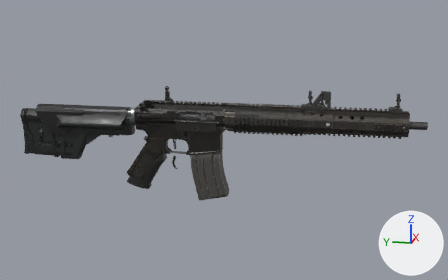
What one commit did to the glTF model apps/web/public/models/ar.glb.
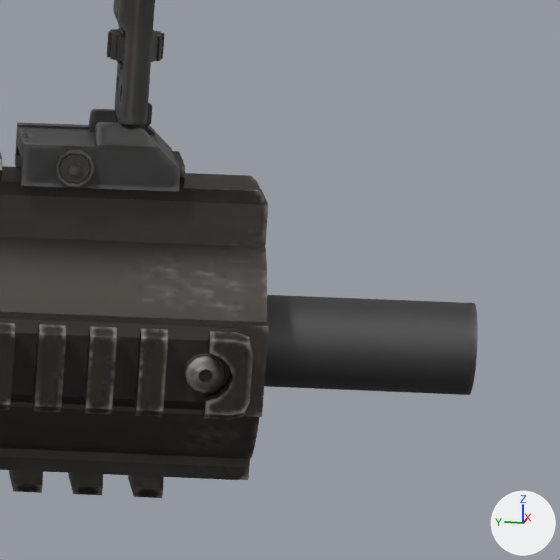
The first picture shows the older version from a camera (50 mm lens) standing at (-1.436, -0.324, 0.283) and looking at (0.002, -0.036, -0.076). The close-ups show the older and then the newer version on the part from 86% to 97% of the width and 34% to 51% of the height of that picture. Only the edits that show in the close-ups are written down. Arrows for +X, +Y and +Z are at lower right; the lights stay in place. The close-ups show mesh edges as thin lines. Where no turn or scale is listed for an object, it has been applied to the vertices.

Names of what the first close-up shows: 'defaultMaterial.007'.
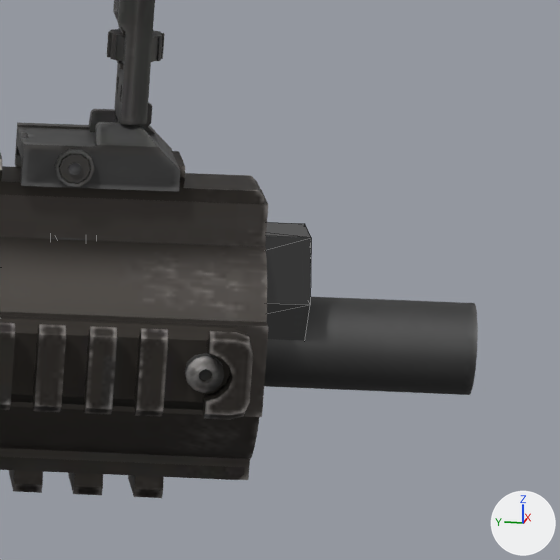
Boxes [x1, y1, x2, y2] around the edits, measured in the close-ups (560 x 560 px):
'Object_20', added (black)
    after: [50, 222, 311, 341]

Patch to the scene script:
```diff
--- a/apps/web/public/models/ar.glb.py
+++ b/apps/web/public/models/ar.glb.py
@@ mat_material_004 @@
+mat_material_004 = principled_material('Material.004')
+mat_material_004.base_color = (0.0222, 0.0222, 0.0222)  # black #292929
+mat_material_004.metallic = 1.0
+mat_material_004.roughness = 0.347
+mat_material_004.emission_strength = 0.0222
@@ me_hk416_object_20 @@
+me_hk416_object_20.from_pydata(...)  # 132 vertices, 260 faces; spans x -0.014..0.014, y -0.227..0.227, z -0.012..0.012
+me_hk416_object_20.materials.append(mat_material_004)  # black #292929
@@ ob_object_20 @@
+ob_object_20 = bpy.data.objects.new('Object_20', me_hk416_object_20)
+ob_object_20.location = (0.0002, -0.2457, -0.0111)
```
